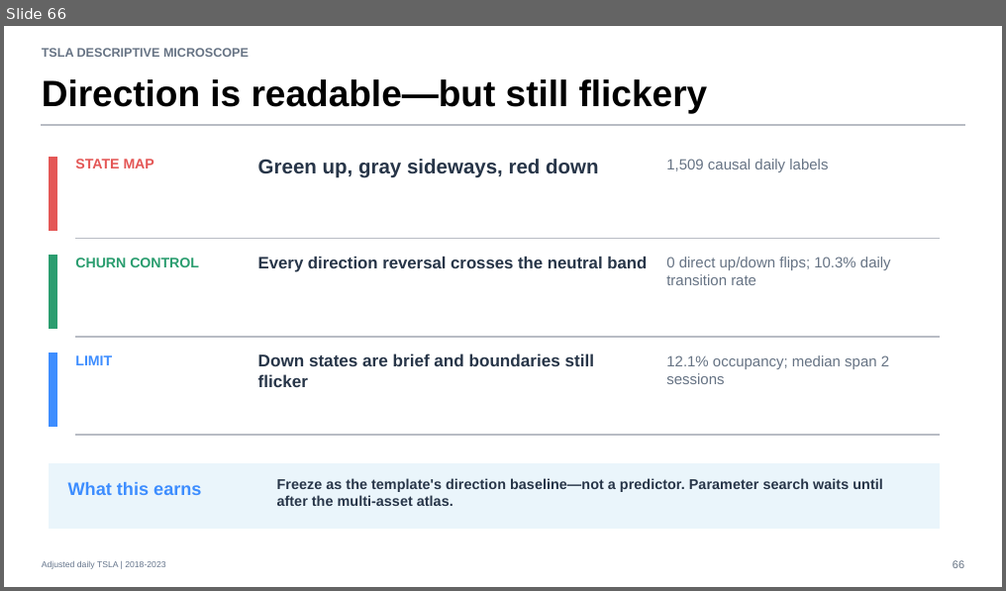
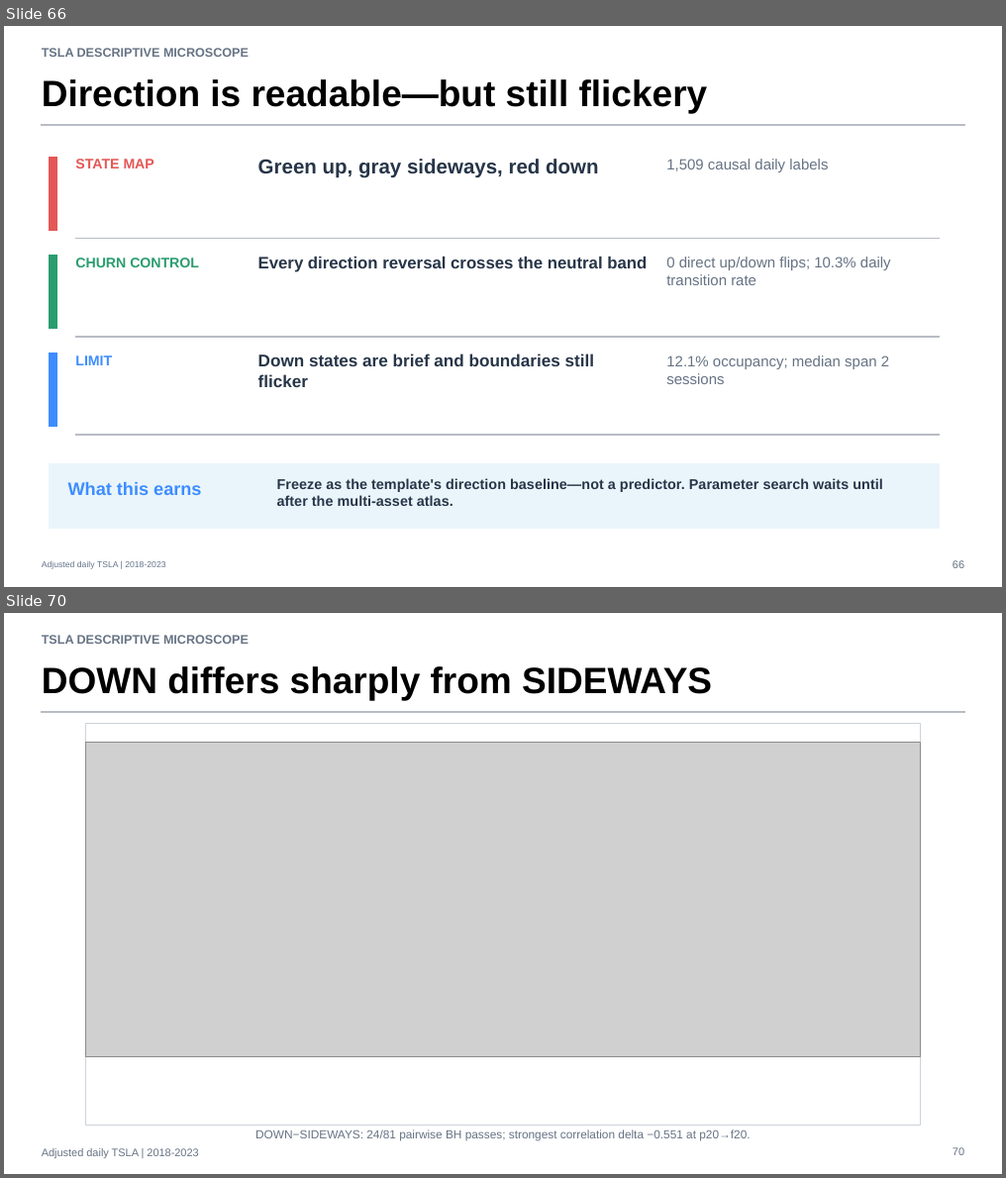
Before and after one commit to Francisc0Franc0/Time-Series-Modeling-Gen5, a slide deck: operator_hypothesis_lab/presentations/tsla_descriptive_microscope_evidence.pptx. Shown one above the other, each under a label of ours: slide 66 before the commit, slides 66 and 70 after it; the slides between them are not shown. The pictures are 1006x591 and 1006x1178 pixels, drawn with LibreOffice and Linux fonts; fonts in the diff are those of the drawing; grey boxes stand for pictures. Boxes give left, top, right and bottom in pixels: in the first picture for what was removed or moved away, otherwise in the second. Text is boxed around its words. In the diff, an @@ line names an element or a change of style, - is before the commit and + after.

Commit message:
Add TSLA signed ER20 grid study

```diff
--- a/operator_hypothesis_lab/presentations/tsla_descriptive_microscope_evidence.pptx
+++ b/operator_hypothesis_lab/presentations/tsla_descriptive_microscope_evidence.pptx
@@ slide 70 added at (4, 613, 1002, 1174), background #FFFFFF @@
@@ text added at (42, 635, 249, 644), 12 pt, text #667384, bold @@
+TSLA DESCRIPTIVE MICROSCOPE
@@ text added at (42, 666, 712, 700), 35.2 pt, text #000000, bold @@
+DOWN differs sharply from SIDEWAYS
@@ rectangle added at (42, 711, 964, 713), fill #B8BCC4, outline #B8BCC4 0 pt @@
@@ rectangle added at (85, 724, 921, 1125), fill #FFFFFF, outline #CDD3DA 0.75 pt @@
@@ picture added at (85, 743, 921, 1057) @@
@@ text added at (255, 1130, 749, 1142), 11.2 pt, text #667384 @@
+DOWN−SIDEWAYS: 24/81 pairwise BH passes; strongest correlation delta −0.551 at p20→f20.
@@ text added at (42, 1149, 198, 1158), 10.5 pt, text #667384 @@
+Adjusted daily TSLA | 2018-2023
@@ text added at (952, 1148, 964, 1156), 10.5 pt, text #667384 @@
+70
```
Also in this commit, not shown: 6 other slides added, 7 other files.
